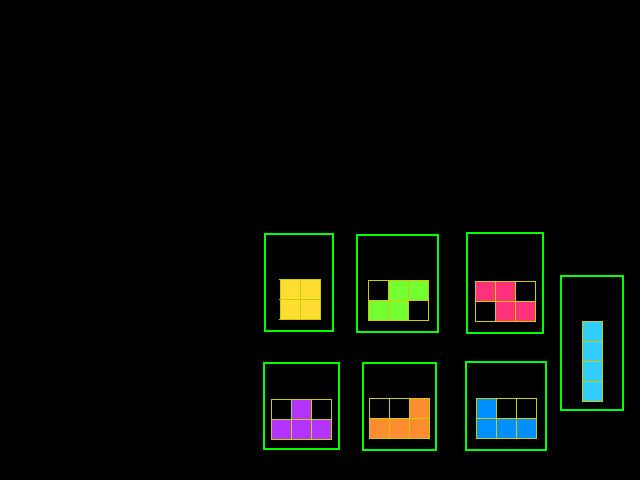
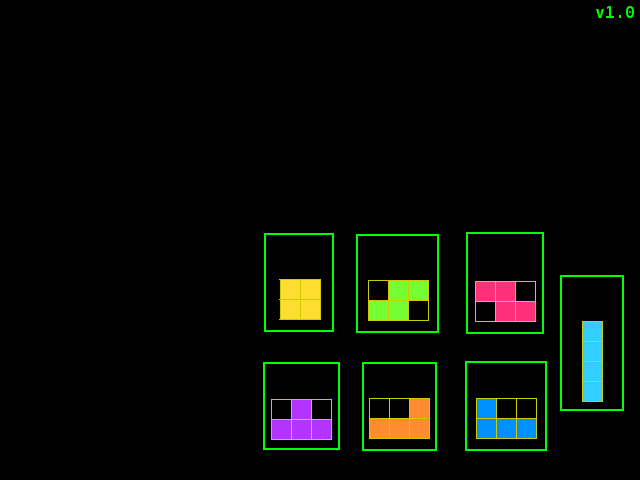
Revision of a layered w=640, h=480 image; what changed, layer by layer:
added layer "v1.0" above "Grids" over [596, 6, 634, 18]
